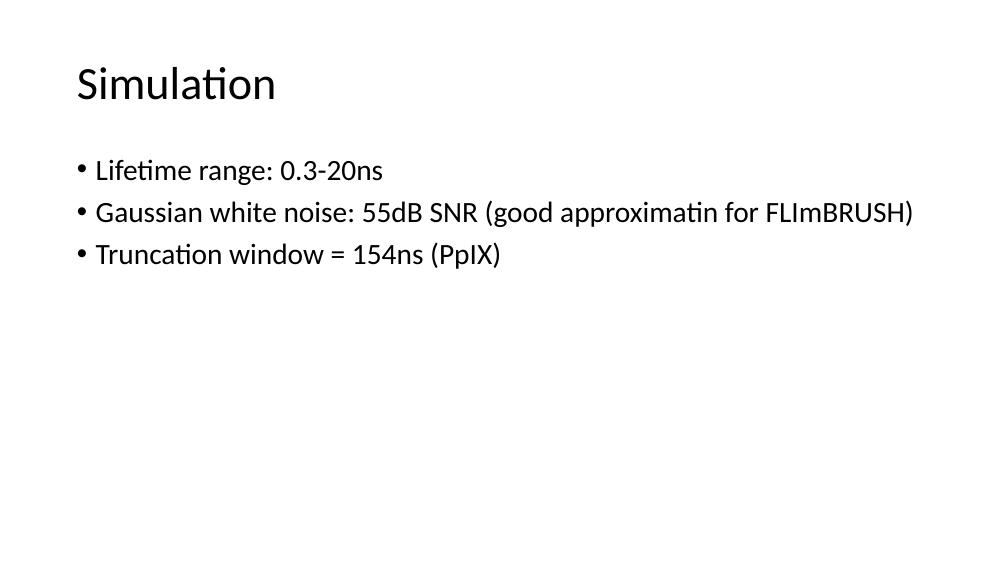
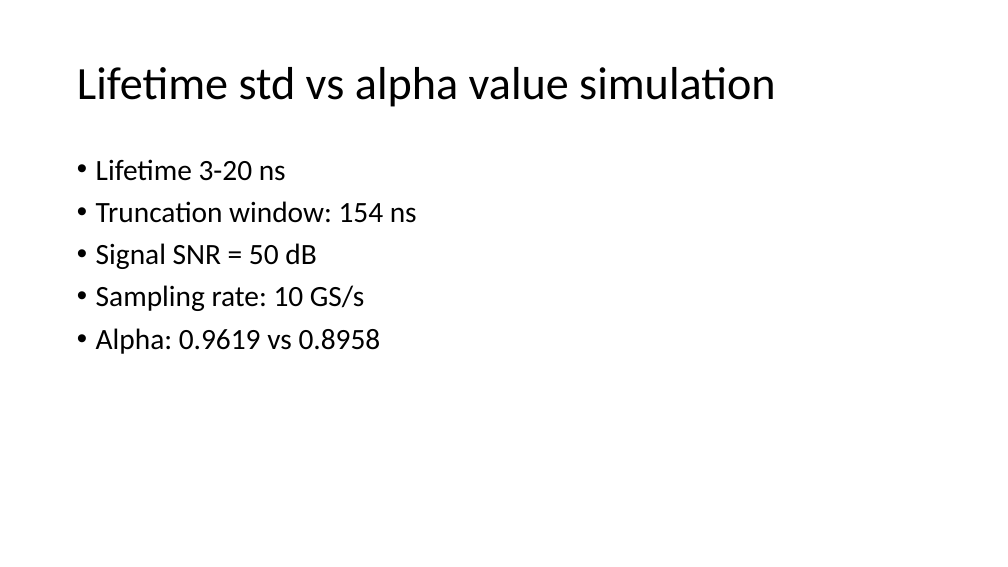
Before and after one commit to marculab/FLImBrushDataProcessingTool, a slide deck: slide 43 of AlphaDeterminatin/FLImBRUSH data processing.pptx (slide 5 before the commit). Drawn at 1008x567 pixels with LibreOffice and Linux fonts; fonts in the diff are those of the drawing. Boxes give left, top, right and bottom in pixels: in the first picture for what was removed or moved away, otherwise in the second. Text is boxed around its words. In the diff, an @@ line names an element or a change of style, - is before the commit and + after.

```diff
--- a/AlphaDeterminatin/FLImBRUSH data processing.pptx
+++ b/AlphaDeterminatin/FLImBRUSH data processing.pptx
@@ title at box(77, 67, 775, 107): text changed @@
-Simulation
+Lifetime std vs alpha value simulation
@@ text at box(96, 159, 417, 354): text changed @@
-• Lifetime range: 0.3-20ns
-• Gaussian white noise: 55dB SNR (good approximatin for FLImBRUSH)
-• Truncation window = 154ns (PpIX)
+• Lifetime 3-20 ns
+• Truncation window: 154 ns
+• Signal SNR = 50 dB
+• Sampling rate: 10 GS/s
+• Alpha: 0.9619 vs 0.8958
```
Also in this commit, not shown: 8 other slides changed, 36 slides added, 4 slides removed.
